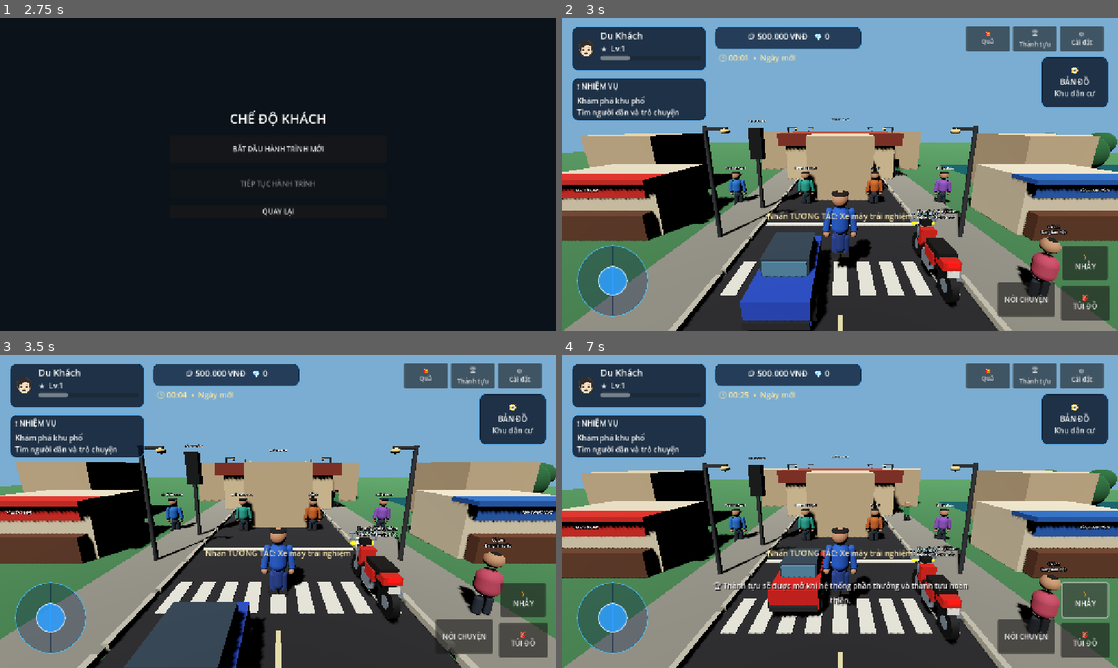
Above: before the commit, frames 1-4 (two rows, left to right).
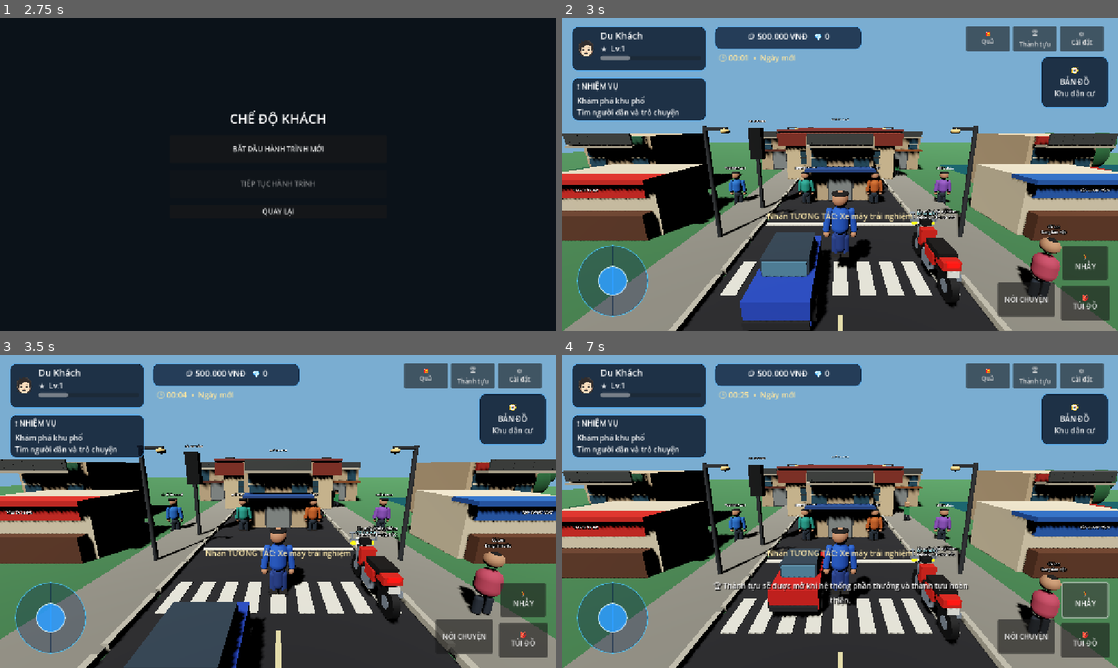
Above: after the commit, the same moments.

Repository: temu838655-dev/Vi-t-Nam-Du-L-ch
Game: Godot game, scene res://scenes/main.tscn
Same seed, same stepped clock (60 frames per second), same inputs: the game is played once before the commit and once after it.
Inputs:
- Up to frame 1 (2.75 s): click "ĐĂNG NHẬP BẰNG GOOGLE" at 0.5 s; click "OK" at 1.25 s; click "CHƠI VỚI TƯ CÁCH KHÁCH" at 2 s
- Up to frame 2 (3 s): click "BẮT ĐẦU HÀNH TRÌNH MỚI" at 2.75 s
- Up to frame 3 (3.5 s): no input
- Up to frame 4 (7 s): click "🎁 Quà" at 3.5 s; click "🏆 Thành tựu" at 4.25 s; click "⚙ Cài đặt" at 5 s; click "OK" at 5.75 s; click "🏃 NHẢY" at 6.5 s

Frame 1 is identical in both runs. In frame 2, 5.4% of the frame differs, in the area x 0-100%, y 35-59%; in frame 3, 5.3%; in frame 4, 5.5%.

Commit message:
Add Vietnamese family-home and street shopfront facade details

Diff:
--- a/Godot/scripts/main.gd
+++ b/Godot/scripts/main.gd
@@ -238,6 +238,7 @@
 	_build_street_details()
 	for i in range(5):
 		_add_box("StreetBuilding_%02d" % i, Vector3(-13 + i * 6.5, 2, -2 - (i % 2) * 10), Vector3(4, 4, 5), Color(0.72, 0.62, 0.48))
+	_build_vietnamese_facades()
 	var label := Label3D.new()
 	label.text = "NHÀ GIA ĐÌNH"
 	label.position = Vector3(0, 5.2, -8)
@@ -500,3 +501,67 @@
 		var z: float = -25.0 + float(index) * 1.95
 		for side in [-1.0, 1.0]:
 			_add_landmark_box("Curb_%s_%02d" % [str(side), index], Vector3(side * 3.58, 0.13, z), Vector3(0.16, 0.20, 1.72), Color(0.68, 0.66, 0.59))
+
+
+
+func _build_vietnamese_facades() -> void:
+	# Family home: painted plaster, dark timber door, barred windows and a tiled-looking roof.
+	_add_facade_box("FamilyHome_FrontDoor", Vector3(0, 1.05, -4.43), Vector3(1.15, 2.1, 0.10), Color(0.28, 0.16, 0.10))
+	_add_facade_box("FamilyHome_DoorPanel", Vector3(0, 1.05, -4.36), Vector3(0.82, 1.72, 0.035), Color(0.40, 0.24, 0.14))
+	for side in [-1.0, 1.0]:
+		_add_facade_box("FamilyHome_Window_%s" % str(side), Vector3(side * 2.65, 2.05, -4.43), Vector3(1.25, 1.05, 0.10), Color(0.10, 0.24, 0.29))
+		_add_facade_box("FamilyHome_WindowBar_%s" % str(side), Vector3(side * 2.65, 2.05, -4.34), Vector3(1.30, 0.07, 0.06), Color(0.18, 0.18, 0.16))
+		_add_facade_box("FamilyHome_WindowSill_%s" % str(side), Vector3(side * 2.65, 1.48, -4.35), Vector3(1.45, 0.12, 0.22), Color(0.72, 0.65, 0.52))
+	_add_facade_box("FamilyHome_Awning", Vector3(0, 3.25, -4.65), Vector3(4.8, 0.16, 0.72), Color(0.52, 0.20, 0.14))
+	_add_facade_box("FamilyHome_RoofFront", Vector3(0, 4.05, -5.25), Vector3(10.2, 0.18, 2.0), Color(0.42, 0.13, 0.10), -12.0)
+	_add_facade_box("FamilyHome_RoofBack", Vector3(0, 4.05, -10.75), Vector3(10.2, 0.18, 2.0), Color(0.42, 0.13, 0.10), 12.0)
+
+	var shop_names := ["TẠP HÓA MINH AN", "CÀ PHÊ PHỐ", "SỬA XE MÁY", "NHÀ PHỐ", "BÚN PHỞ VIỆT"]
+	var sign_colors := [
+		Color(0.12, 0.34, 0.22),
+		Color(0.35, 0.16, 0.10),
+		Color(0.12, 0.25, 0.48),
+		Color(0.52, 0.28, 0.12),
+		Color(0.62, 0.12, 0.08)
+	]
+	for i in range(5):
+		var center_x: float = -13.0 + float(i) * 6.5
+		var center_z: float = -2.0 - float(i % 2) * 10.0
+		var front_z: float = center_z + 2.57
+		# Ground-floor roller shutter and upper-floor windows.
+		_add_facade_box("StreetBuilding_Door_%02d" % i, Vector3(center_x, 1.05, front_z), Vector3(1.55, 2.05, 0.10), Color(0.24, 0.25, 0.25))
+		_add_facade_box("StreetBuilding_Shutter_%02d" % i, Vector3(center_x, 1.05, front_z + 0.07), Vector3(1.34, 1.82, 0.035), Color(0.48, 0.50, 0.49))
+		for side in [-1.0, 1.0]:
+			_add_facade_box("StreetBuilding_Window_%02d_%s" % [i, str(side)], Vector3(center_x + side * 1.25, 2.75, front_z), Vector3(0.92, 1.10, 0.10), Color(0.10, 0.27, 0.34))
+			_add_facade_box("StreetBuilding_WindowFrame_%02d_%s" % [i, str(side)], Vector3(center_x + side * 1.25, 2.75, front_z + 0.07), Vector3(1.02, 0.08, 0.05), Color(0.88, 0.82, 0.68))
+		_add_facade_box("StreetBuilding_Signboard_%02d" % i, Vector3(center_x, 3.72, front_z + 0.12), Vector3(3.55, 0.48, 0.16), sign_colors[i])
+		_add_facade_box("StreetBuilding_Awning_%02d" % i, Vector3(center_x, 2.12, front_z + 0.42), Vector3(3.9, 0.14, 0.95), sign_colors[i])
+		_add_facade_box("StreetBuilding_BalconySlab_%02d" % i, Vector3(center_x, 3.45, front_z + 0.52), Vector3(3.65, 0.12, 0.72), Color(0.66, 0.62, 0.53))
+		_add_facade_box("StreetBuilding_BalconyRail_%02d" % i, Vector3(center_x, 3.82, front_z + 0.82), Vector3(3.55, 0.58, 0.07), Color(0.22, 0.23, 0.22))
+		for rail_post in range(7):
+			var rail_x: float = center_x - 1.55 + float(rail_post) * 0.52
+			_add_facade_box("StreetBuilding_BalconyPost_%02d_%02d" % [i, rail_post], Vector3(rail_x, 3.82, front_z + 0.82), Vector3(0.055, 0.58, 0.08), Color(0.22, 0.23, 0.22))
+		var sign := Label3D.new()
+		sign.name = "StreetBuilding_SignText_%02d" % i
+		sign.text = shop_names[i]
+		sign.position = Vector3(center_x, 3.70, front_z + 0.23)
+		sign.font_size = 22
+		sign.modulate = Color(1.0, 0.94, 0.78)
+		sign.billboard = BaseMaterial3D.BILLBOARD_DISABLED
+		add_child(sign)
+
+
+func _add_facade_box(object_name: String, at: Vector3, dimensions: Vector3, tint: Color, tilt_degrees: float = 0.0) -> void:
+	# Lightweight visual trim only: the original building collision remains authoritative.
+	var node := MeshInstance3D.new()
+	node.name = object_name
+	var mesh := BoxMesh.new()
+	mesh.size = dimensions
+	node.mesh = mesh
+	node.position = at
+	node.rotation_degrees.x = tilt_degrees
+	var material := StandardMaterial3D.new()
+	material.albedo_color = tint
+	material.roughness = 0.78
+	node.material_override = material
+	add_child(node)
